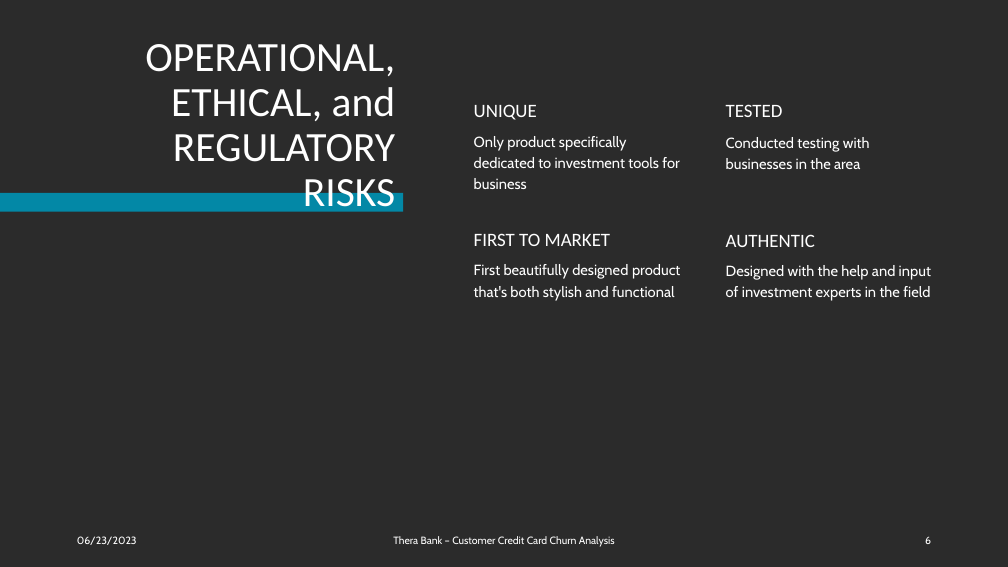
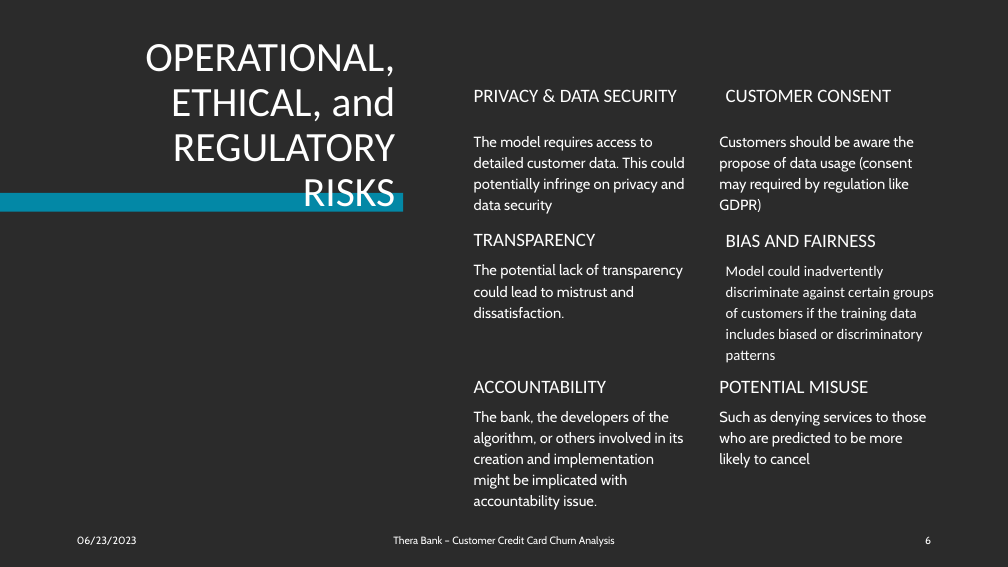
Before and after one commit to ithllc/AAI_510_02_SU23, a slide deck: slide 6 of Bank_Customer_Churn_V2.pptx. Drawn at 1008x567 pixels with LibreOffice and Linux fonts; fonts in the diff are those of the drawing; background and template pictures are left out; a plain dark background stands for a picture behind light text. Boxes give left, top, right and bottom in pixels: in the first picture for what was removed or moved away, otherwise in the second. Text is boxed around its words. In the diff, an @@ line names an element or a change of style, - is before the commit and + after.

Commit message:
Update the Ethic 2 Page

```diff
--- a/Bank_Customer_Churn_V2.pptx
+++ b/Bank_Customer_Churn_V2.pptx
@@ text at box(474, 89, 677, 102): text changed @@
-UNIQUE
+PRIVACY & DATA SECURITY
@@ text at box(726, 89, 891, 102): text changed @@
-TESTED
+CUSTOMER CONSENT
@@ text at box(474, 136, 685, 214): text changed @@
-Only product specifically dedicated to investment tools for business
+The model requires access to detailed customer data. This could potentially infringe on privacy and data security
@@ text at box(719, 136, 913, 212): text changed @@
-Conducted testing with businesses in the area
+Customers should be aware the propose of data usage (consent may required by regulation like GDPR)
@@ text at box(474, 233, 595, 246): text changed @@
-FIRST TO MARKET
+TRANSPARENCY
@@ text at box(726, 234, 876, 247): text changed @@
-AUTHENTIC
+BIAS AND FAIRNESS
@@ text at box(474, 264, 683, 318): text changed @@
-First beautifully designed product that's both stylish and functional
+The potential lack of transparency could lead to mistrust and dissatisfaction.
@@ text at box(726, 265, 934, 342): text changed; font Cabin to Calibri @@
-Designed with the help and input of investment experts in the field
+Model could inadvertently discriminate against certain groups of customers if the training data includes biased or discriminatory patterns
@@ text added at box(474, 380, 606, 393), 18 pt, text #FFFFFF @@
+ACCOUNTABILITY
@@ text added at box(719, 380, 869, 393), 18 pt, text #FFFFFF @@
+POTENTIAL MISUSE
@@ text added at box(474, 411, 683, 489), 14 pt, text #FFFFFF @@
+The bank, the developers of the algorithm, or others involved in its creation and implementation might be implicated with accountability issue.
@@ text added at box(719, 411, 927, 468), 14 pt, text #FFFFFF @@
+Such as denying services to those who are predicted to be more likely to cancel
```
Also in this commit, not shown: 1 other slide changed, 1 other file.
